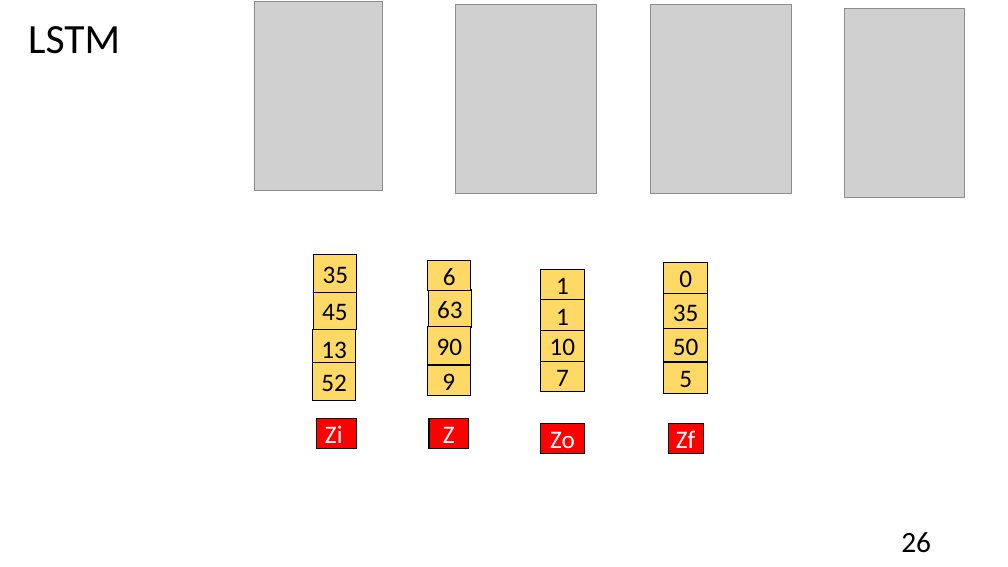
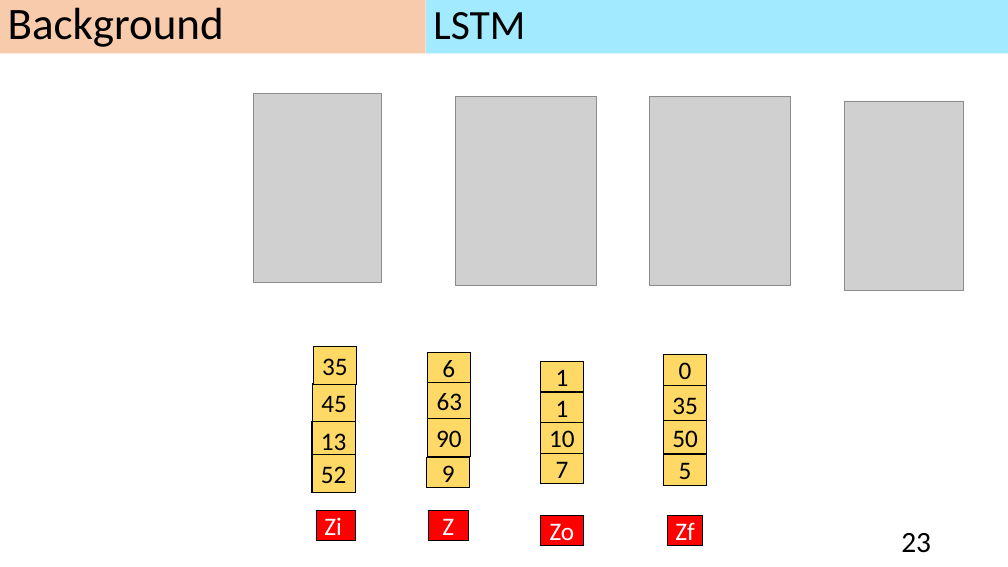
Before and after one commit to andrew841018/disksim_github, a slide deck: slide 23 of 論文相關/my paper.pptx (slide 26 before the commit). Drawn at 1008x567 pixels with LibreOffice and Linux fonts; fonts in the diff are those of the drawing; grey boxes stand for pictures. Boxes give left, top, right and bottom in pixels: in the first picture for what was removed or moved away, otherwise in the second. Text is boxed around its words. In the diff, an @@ line names an element or a change of style, - is before the commit and + after.

```diff
--- a/論文相關/my paper.pptx
+++ b/論文相關/my paper.pptx
@@ rectangle added at [0, 0, 426, 53], fill #F8CBAD, 42.9 pt, text #000000 @@
+Background
@@ title "LSTM": place and size @@
-title "LSTM" at [28, 26, 120, 54]
+title "LSTM" at [426, 0, 1008, 53]
@@ title "LSTM" at [426, 0, 1008, 53]: fill none to #A1EAFF @@
@@ 15 rectangles, 4 pictures: place and size @@
-15 rectangles, 4 pictures at [254, 2, 965, 448]
+15 rectangles, 4 pictures at [253, 94, 964, 541]
@@ 5 rectangles: place and size @@
-5 rectangles at [541, 262, 707, 454]
+5 rectangles at [541, 355, 707, 546]
@@ page number at [901, 533, 931, 553]: text changed @@
-26
+23
```
Also in this commit, not shown: 28 other slides changed, 18 slides added, 9 slides removed, 16 other files.
